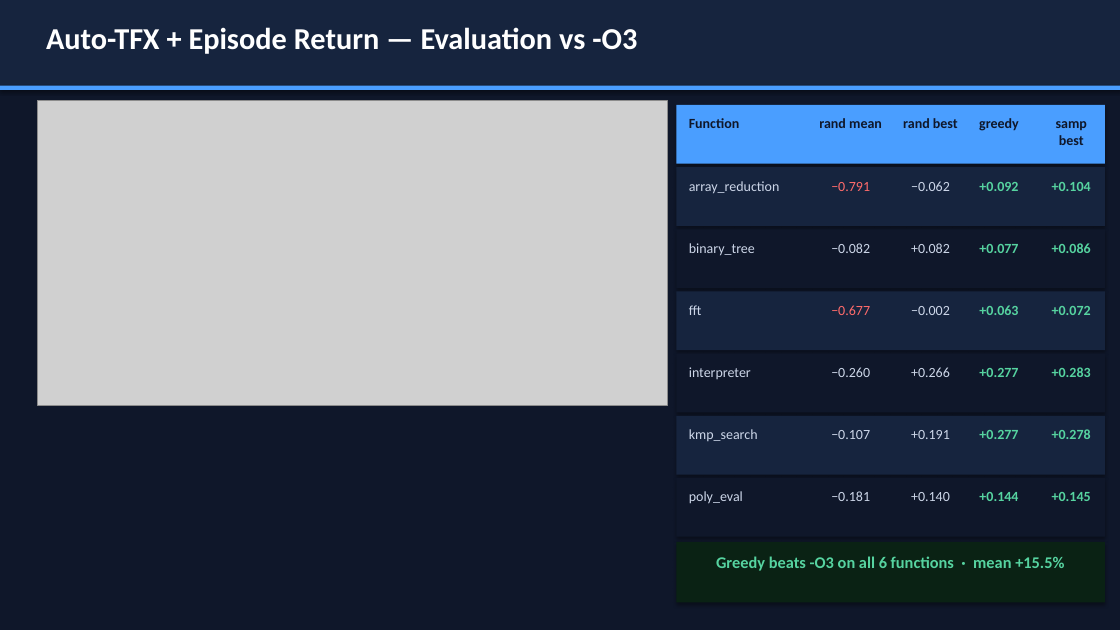
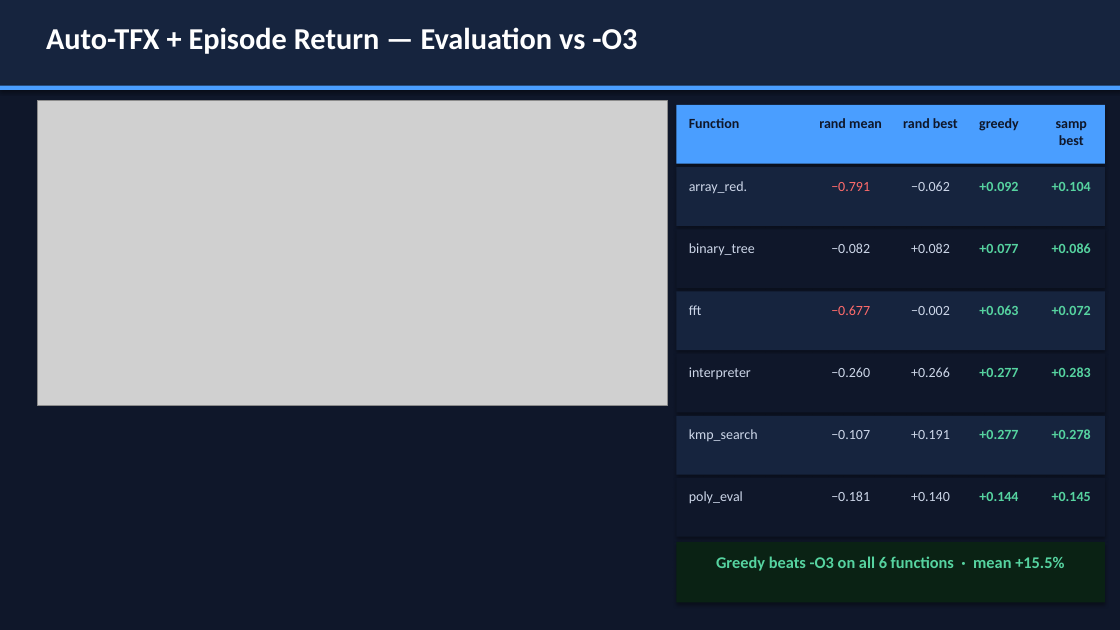
Before and after one commit to eblack-leaf/llvm-lstm, a slide deck: slide 17 of presentation.pptx (slide 16 before the commit). Drawn at 1120x630 pixels with LibreOffice and Linux fonts; fonts in the diff are those of the drawing; grey boxes stand for pictures. Boxes give left, top, right and bottom in pixels: in the first picture for what was removed or moved away, otherwise in the second. Text is boxed around its words. In the diff, an @@ line names an element or a change of style, - is before the commit and + after.

```diff
--- a/presentation.pptx
+++ b/presentation.pptx
@@ text at [689, 181, 747, 193]: text changed @@
-array_reduction
+array_red.
```
Also in this commit, not shown: 8 other slides changed, 1 slide added, 2 other files.
